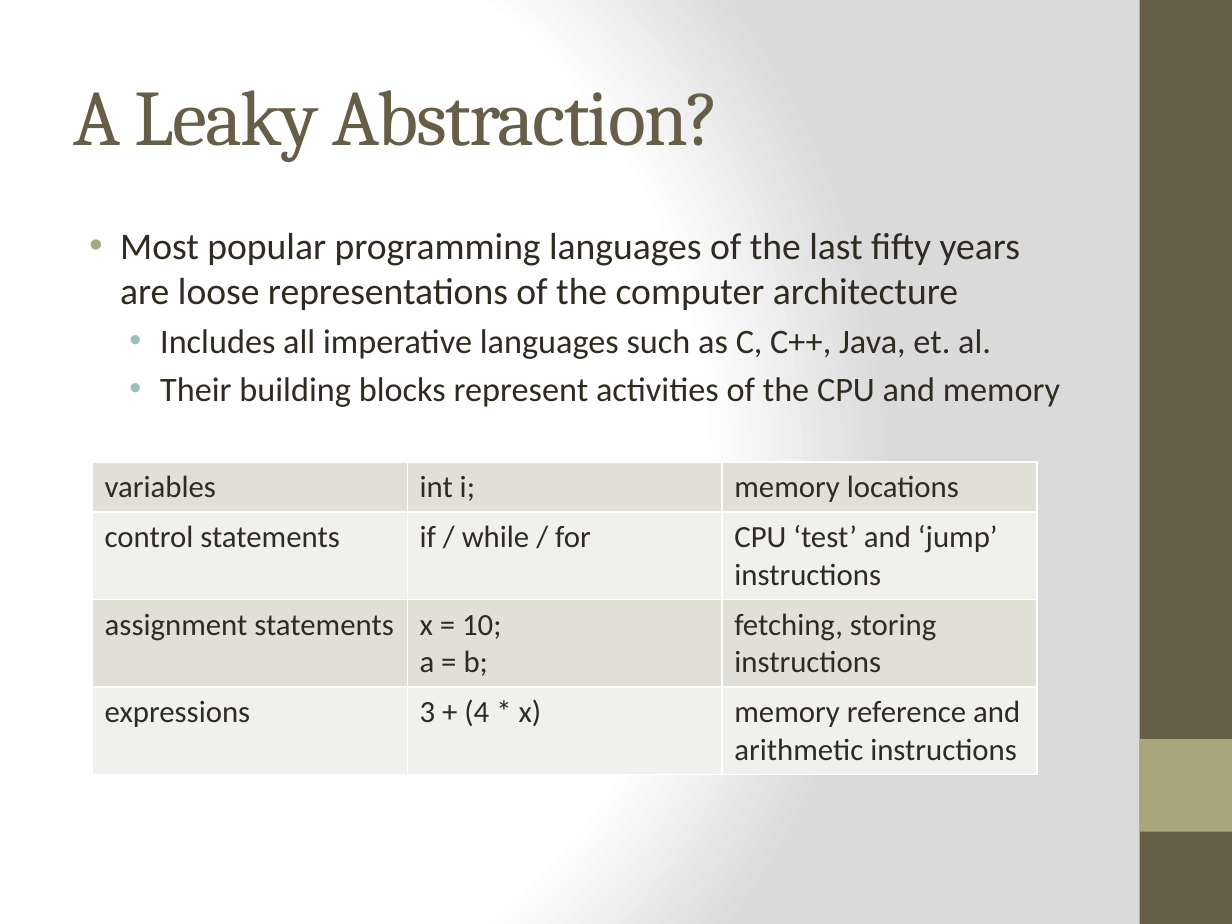
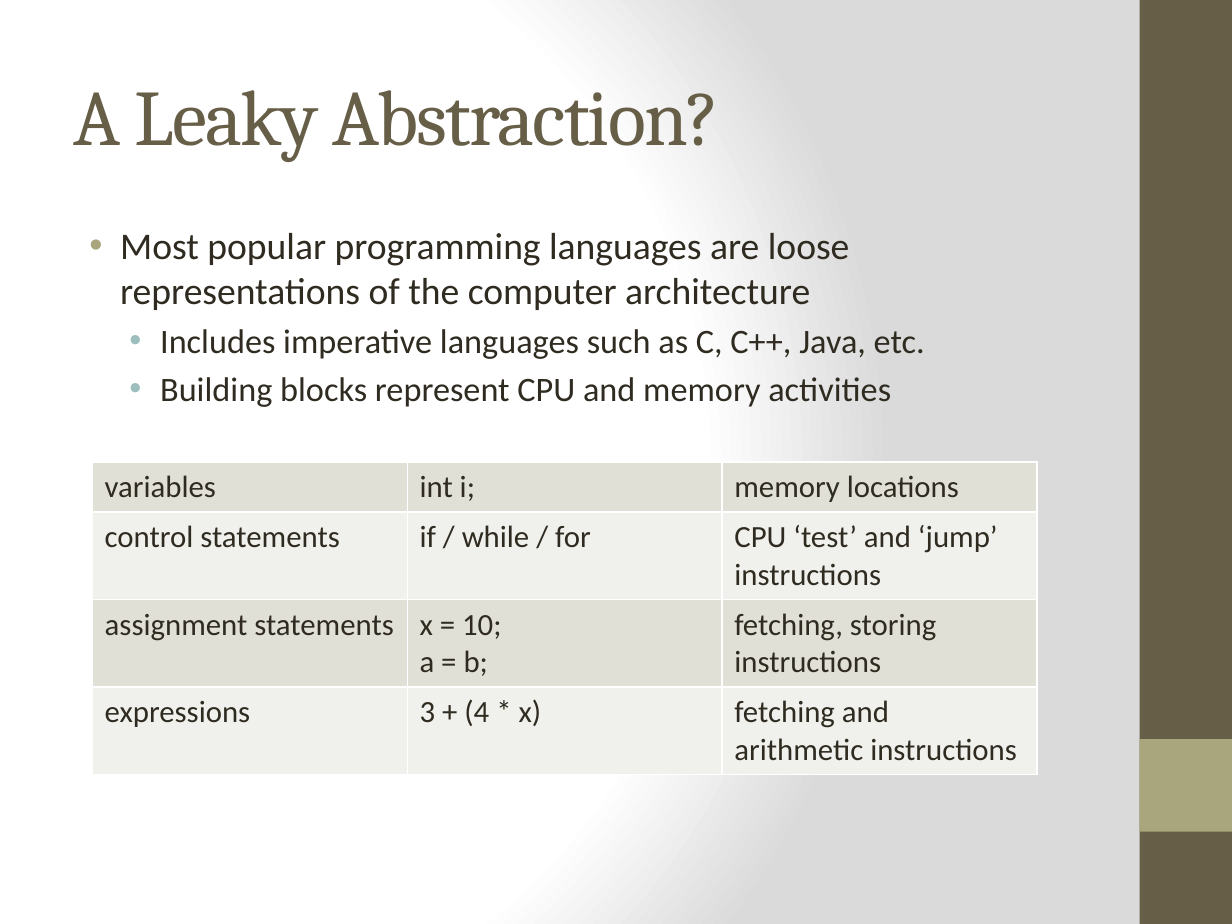
Before and after one commit to bjhartin/FoundationsOfFunctionalProgramming, a slide deck: slide 3 of FoundationsOfFunctionalProgramming.pptx. Drawn at 1232x924 pixels with LibreOffice and Linux fonts; fonts in the diff are those of the drawing. Boxes give left, top, right and bottom in pixels: in the first picture for what was removed or moved away, otherwise in the second. Text is boxed around its words. In the diff, an @@ line names an element or a change of style, - is before the commit and + after.

```diff
--- a/FoundationsOfFunctionalProgramming.pptx
+++ b/FoundationsOfFunctionalProgramming.pptx
@@ text at bbox=[120, 233, 925, 407]: text changed @@
-• Most popular programming languages of the last fifty years are loose representations of the computer architecture
-  • Includes all imperative languages such as C, C++, Java, et. al.
-  • Their building blocks represent activities of the CPU and memory
+• Most popular programming languages are loose representations of the computer architecture
+  • Includes imperative languages such as C, C++, Java, etc.
+  • Building blocks represent CPU and memory activities
@@ table at bbox=[92, 462, 1039, 770] @@
-row 4, column 3: memory reference and arithmetic instructions
+row 4, column 3: fetching and arithmetic instructions
```
Also in this commit, not shown: 31 other slides changed, 3 slides added, 7 slides removed, 1 other file.
